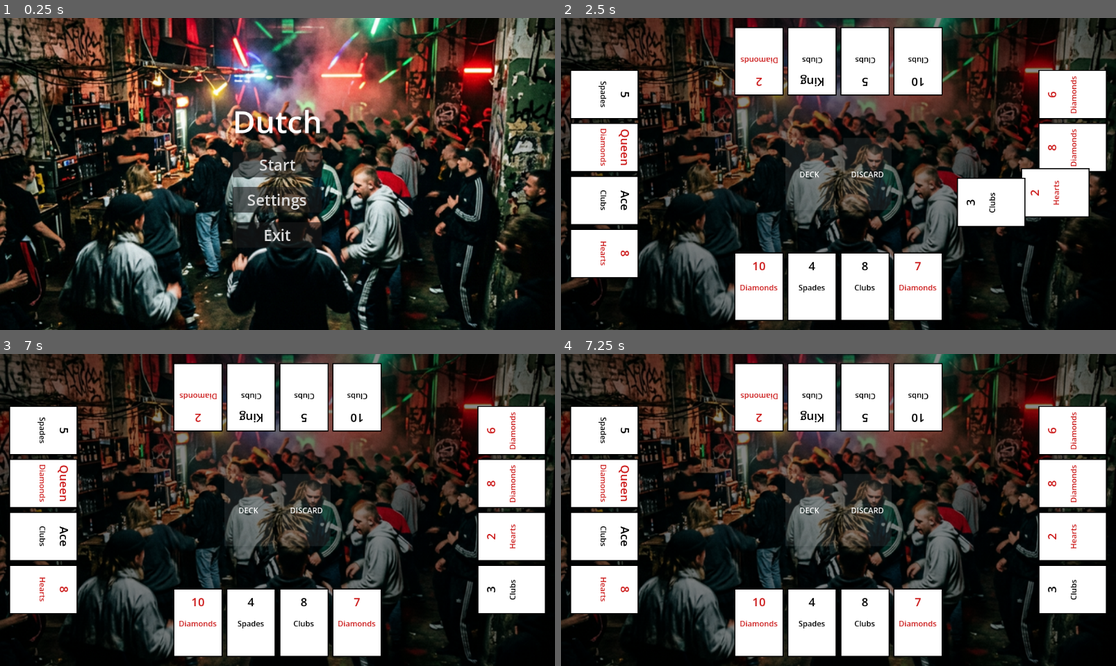
Above: before the commit, frames 1-4 (two rows, left to right).
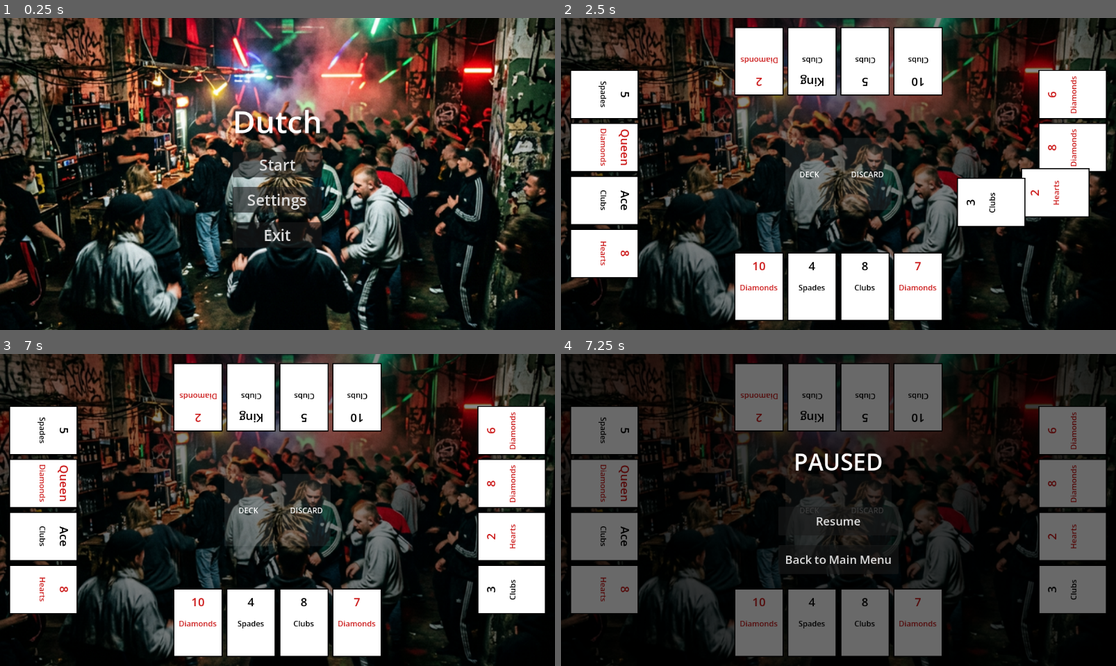
Above: after the commit, the same moments.

Repository: DinVin24/dutch
Game: Godot game, scene res://main_menu.tscn
The game is run twice, just before and just after one commit, with the same random seed, the same clock (stepped at 60 frames per second) and the same inputs.
Inputs (mouse positions are in pixels of both pictures, inside the frame that each line leads up to):
- Up to frame 1 (0.25 s): no input
- Up to frame 2 (2.5 s): click "Start" at 0.5 s; click (760, 286) at 1.27 s; click (760, 286) at 2.02 s
- Up to frame 3 (7 s): click (199, 622) at 2.77 s; tap Enter at 3.5, 5, 6.5 s; click (199, 622) at 3.67 s; tap Space at 4.25, 5.75 s; move the mouse to (249, 622) at 4.27 s; click (249, 622) at 4.42 s; move the mouse to (305, 622) at 5.02 s; click (305, 622) at 5.17 s; move the mouse to (355, 622) at 5.77 s; click (355, 622) at 5.92 s; move the mouse to (44, 432) at 6.52 s; click (44, 432) at 6.67 s
- Up to frame 4 (7.25 s): tap Escape (ui_cancel) at 7.15 s

Frames 1-3 are identical in both runs. In frame 4, 54% of the frame differs, in the area x 0-100%, y 0-100%.

Commit message:
feat(ui): implement pause menu with resume and exit options
Arena Architect: Implemented pause menu and Esc key handling.

- Added pause_menu.tscn with Resume and Back to Main Menu buttons.
- Updated game_board.gd to intercept ui_cancel (Esc) and toggle the pause menu.
- Ensured tree processes appropriately while paused.

Diff:
--- a/game_board.gd
+++ b/game_board.gd
@@ -12,6 +12,9 @@
 var card_spacing = 110.0
 var padding = 20.0
 var card_pivot = Vector2(50, 70)
+
+var pause_menu_scene = preload("res://pause_menu.tscn")
+var pause_menu_instance: Node = null
 
 func _ready():
 	print("Game Board: Ready. Connecting signals...")
@@ -115,3 +118,27 @@
 			target_pivot = Vector2(screen_size.x - padding - half_h, start_y + (card_idx * card_spacing))
 
 	return {"position": target_pivot, "rotation": rot_deg}
+
+func _unhandled_input(event: InputEvent) -> void:
+	if event.is_action_pressed("ui_cancel"):
+		if pause_menu_instance == null:
+			_pause_game()
+		else:
+			_resume_game()
+
+func _pause_game() -> void:
+	get_tree().paused = true
+	pause_menu_instance = pause_menu_scene.instantiate()
+	add_child(pause_menu_instance)
+	pause_menu_instance.resumed.connect(_resume_game)
+	pause_menu_instance.main_menu_requested.connect(_go_to_main_menu)
+
+func _resume_game() -> void:
+	get_tree().paused = false
+	if pause_menu_instance:
+		pause_menu_instance.queue_free()
+		pause_menu_instance = null
+
+func _go_to_main_menu() -> void:
+	get_tree().paused = false
+	get_tree().change_scene_to_file("res://main_menu.tscn")
--- /dev/null
+++ b/pause_menu.gd
@@ -0,0 +1,13 @@
+extends CanvasLayer
+
+signal resumed
+signal main_menu_requested
+
+func _ready() -> void:
+	pass
+
+func _on_resume_button_pressed() -> void:
+	resumed.emit()
+
+func _on_main_menu_button_pressed() -> void:
+	main_menu_requested.emit()
--- /dev/null
+++ b/pause_menu.tscn
@@ -0,0 +1,52 @@
+[gd_scene load_steps=2 format=3 uid="uid://c6s7j4m1n5x0a"]
+
+[ext_resource type="Script" path="res://pause_menu.gd" id="1_script"]
+
+[node name="PauseMenu" type="CanvasLayer"]
+process_mode = 3
+script = ExtResource("1_script")
+
+[node name="ColorRect" type="ColorRect" parent="."]
+anchors_preset = 15
+anchor_right = 1.0
+anchor_bottom = 1.0
+grow_horizontal = 2
+grow_vertical = 2
+color = Color(0, 0, 0, 0.588235)
+
+[node name="CenterContainer" type="CenterContainer" parent="."]
+anchors_preset = 15
+anchor_right = 1.0
+anchor_bottom = 1.0
+grow_horizontal = 2
+grow_vertical = 2
+
+[node name="VBoxContainer" type="VBoxContainer" parent="CenterContainer"]
+custom_minimum_size = Vector2(250, 0)
+layout_mode = 2
+theme_override_constants/separation = 20
+
+[node name="Label" type="Label" parent="CenterContainer/VBoxContainer"]
+layout_mode = 2
+theme_override_font_sizes/font_size = 48
+text = "PAUSED"
+horizontal_alignment = 1
+
+[node name="MarginContainer" type="MarginContainer" parent="CenterContainer/VBoxContainer"]
+custom_minimum_size = Vector2(0, 20)
+layout_mode = 2
+
+[node name="ResumeButton" type="Button" parent="CenterContainer/VBoxContainer"]
+custom_minimum_size = Vector2(0, 60)
+layout_mode = 2
+theme_override_font_sizes/font_size = 24
+text = "Resume"
+
+[node name="MainMenuButton" type="Button" parent="CenterContainer/VBoxContainer"]
+custom_minimum_size = Vector2(0, 60)
+layout_mode = 2
+theme_override_font_sizes/font_size = 24
+text = "Back to Main Menu"
+
+[connection signal="pressed" from="CenterContainer/VBoxContainer/ResumeButton" to="." method="_on_resume_button_pressed"]
+[connection signal="pressed" from="CenterContainer/VBoxContainer/MainMenuButton" to="." method="_on_main_menu_button_pressed"]
Not shown, added: pause_menu.gd.uid
